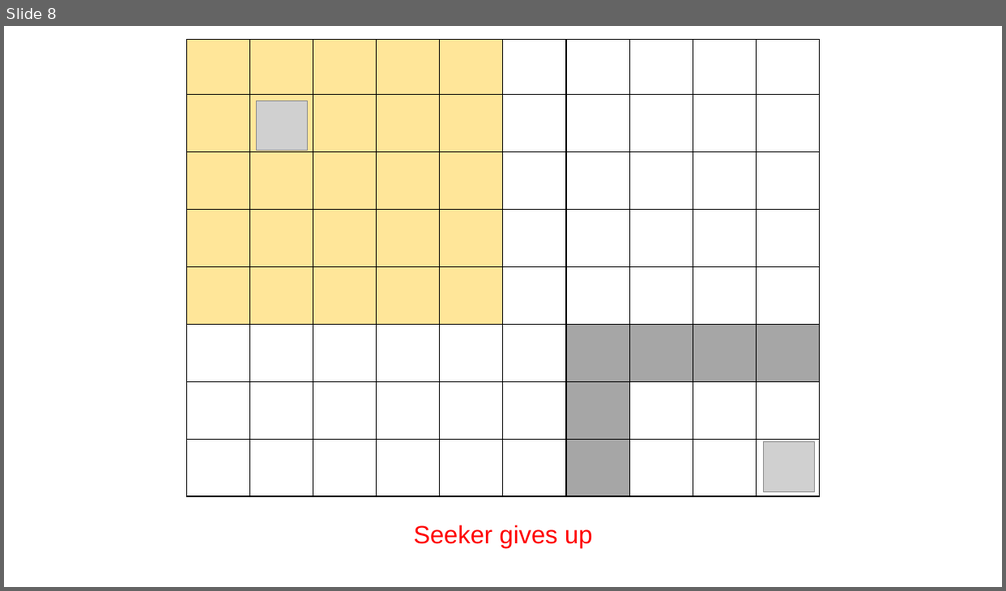
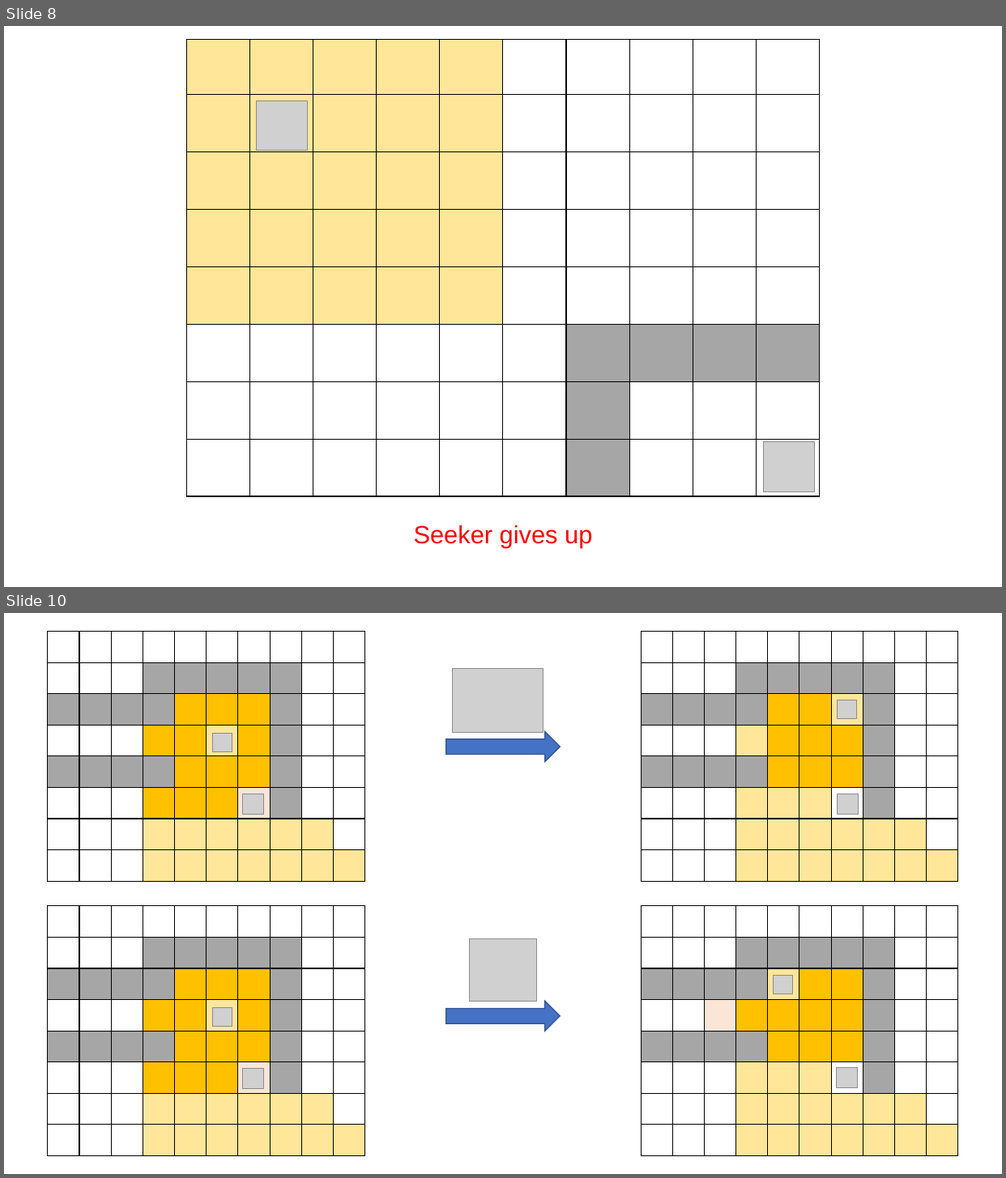
Before and after one commit to Namronaldo08102004/Project01-Hide-and-Seek, a slide deck: Demonstration.pptx. Shown one above the other, each under a label of ours: slide 8 before the commit, slides 8 and 10 after it; the slides between them are not shown. The pictures are 1006x591 and 1006x1178 pixels, drawn with LibreOffice and Linux fonts; fonts in the diff are those of the drawing; grey boxes stand for pictures. Boxes give left, top, right and bottom in pixels: in the first picture for what was removed or moved away, otherwise in the second. Text is boxed around its words. In the diff, an @@ line names an element or a change of style, - is before the commit and + after.

```diff
--- a/Demonstration.pptx
+++ b/Demonstration.pptx
@@ slide 10 added at bbox=[4, 613, 1002, 1174], background #FFFFFF @@
@@ table added at bbox=[48, 631, 362, 881], 8 rows, 10 columns @@
+ |  |  |  |  |  |  |  |  | 
+ |  |  |  |  |  |  |  |  | 
+ |  |  |  |  |  |  |  |  | 
+ |  |  |  |  |  |  |  |  | 
+ |  |  |  |  |  |  |  |  | 
+ |  |  |  |  |  |  |  |  | 
+ |  |  |  |  |  |  |  |  | 
+ |  |  |  |  |  |  |  |  | 
@@ table added at bbox=[641, 631, 956, 881], 8 rows, 10 columns @@
+ |  |  |  |  |  |  |  |  | 
+ |  |  |  |  |  |  |  |  | 
+ |  |  |  |  |  |  |  |  | 
+ |  |  |  |  |  |  |  |  | 
+ |  |  |  |  |  |  |  |  | 
+ |  |  |  |  |  |  |  |  | 
+ |  |  |  |  |  |  |  |  | 
+ |  |  |  |  |  |  |  |  | 
@@ picture added at bbox=[453, 668, 543, 733] @@
@@ picture added at bbox=[837, 700, 857, 718] @@
@@ picture added at bbox=[213, 733, 232, 752] @@
@@ down arrow added at bbox=[445, 732, 560, 762], fill #4472C4, outline #325491 1 pt @@
@@ picture added at bbox=[243, 794, 264, 815] @@
@@ picture added at bbox=[837, 794, 859, 815] @@
@@ table added at bbox=[48, 906, 362, 1157], 8 rows, 10 columns @@
+ |  |  |  |  |  |  |  |  | 
+ |  |  |  |  |  |  |  |  | 
+ |  |  |  |  |  |  |  |  | 
+ |  |  |  |  |  |  |  |  | 
+ |  |  |  |  |  |  |  |  | 
+ |  |  |  |  |  |  |  |  | 
+ |  |  |  |  |  |  |  |  | 
+ |  |  |  |  |  |  |  |  | 
@@ table added at bbox=[641, 906, 956, 1157], 8 rows, 10 columns @@
+ |  |  |  |  |  |  |  |  | 
+ |  |  |  |  |  |  |  |  | 
+ |  |  |  |  |  |  |  |  | 
+ |  |  |  |  |  |  |  |  | 
+ |  |  |  |  |  |  |  |  | 
+ |  |  |  |  |  |  |  |  | 
+ |  |  |  |  |  |  |  |  | 
+ |  |  |  |  |  |  |  |  | 
@@ picture added at bbox=[470, 939, 537, 1001] @@
@@ picture added at bbox=[774, 975, 793, 994] @@
@@ picture added at bbox=[213, 1007, 232, 1026] @@
@@ down arrow added at bbox=[445, 1002, 560, 1032], fill #4472C4, outline #325491 1 pt @@
@@ picture added at bbox=[243, 1069, 264, 1089] @@
@@ picture added at bbox=[837, 1068, 858, 1088] @@
```
Also in this commit, not shown: 2 other slides added, 2 other files.
